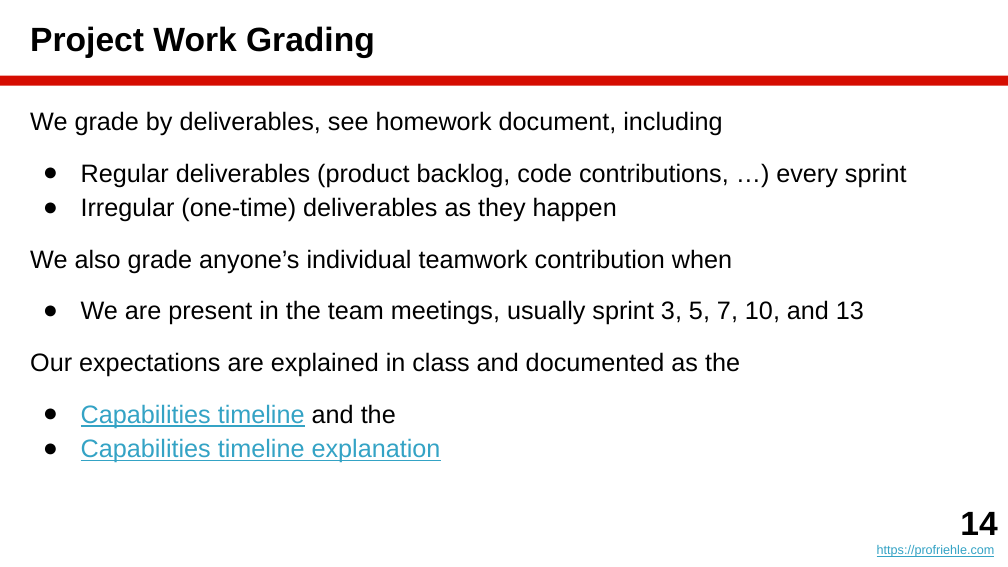
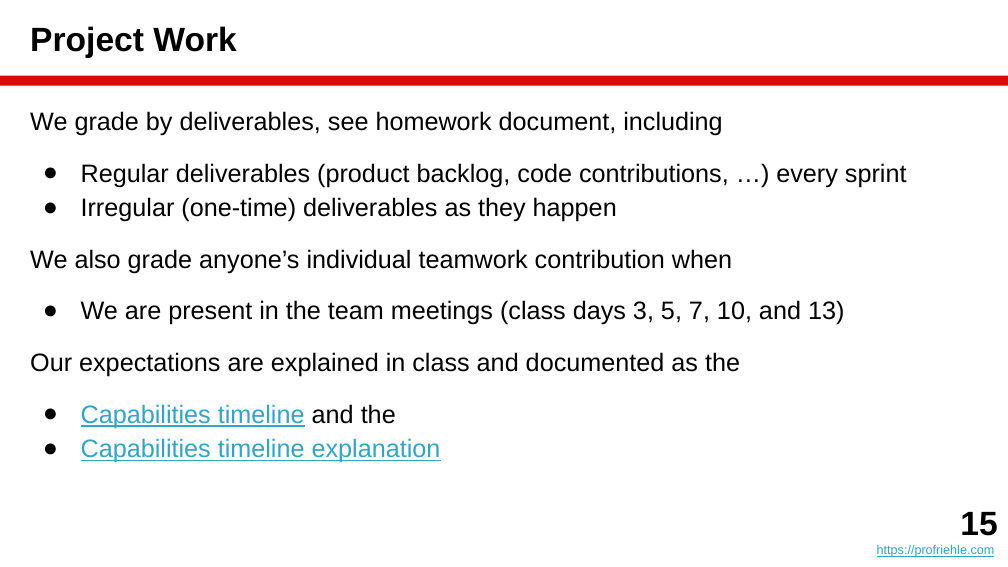
Before and after one commit to dirkriehle/amos-course, a slide deck: slide 15 of Lecture slides/AMOS A01 - Introduction.pptx (slide 14 before the commit). Drawn at 1008x567 pixels with LibreOffice and Linux fonts; fonts in the diff are those of the drawing. Boxes give left, top, right and bottom in pixels: in the first picture for what was removed or moved away, otherwise in the second. Text is boxed around its words. In the diff, an @@ line names an element or a change of style, - is before the commit and + after.

```diff
--- a/Lecture slides/AMOS A01 - Introduction.pptx
+++ b/Lecture slides/AMOS A01 - Introduction.pptx
@@ title at <box>30,26,236,58</box>: text changed @@
-Project Work Grading
+Project Work
@@ text at <box>81,300,844,325</box>: text changed @@
-● We are present in the team meetings, usually sprint 3, 5, 7, 10, and 13
+● We are present in the team meetings (class days 3, 5, 7, 10, and 13)
@@ text at <box>960,512,997,536</box>: text changed @@
-14
+15
```
Also in this commit, not shown: 3 other slides changed, 1 slide added, 5 other files.
